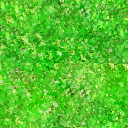
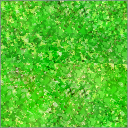
Comparing the layer stacks of the two 128px x 128px images. Changes:
added layer "Layer 1" (63%) above "Layer 0" over [0, 0, 128, 128]
